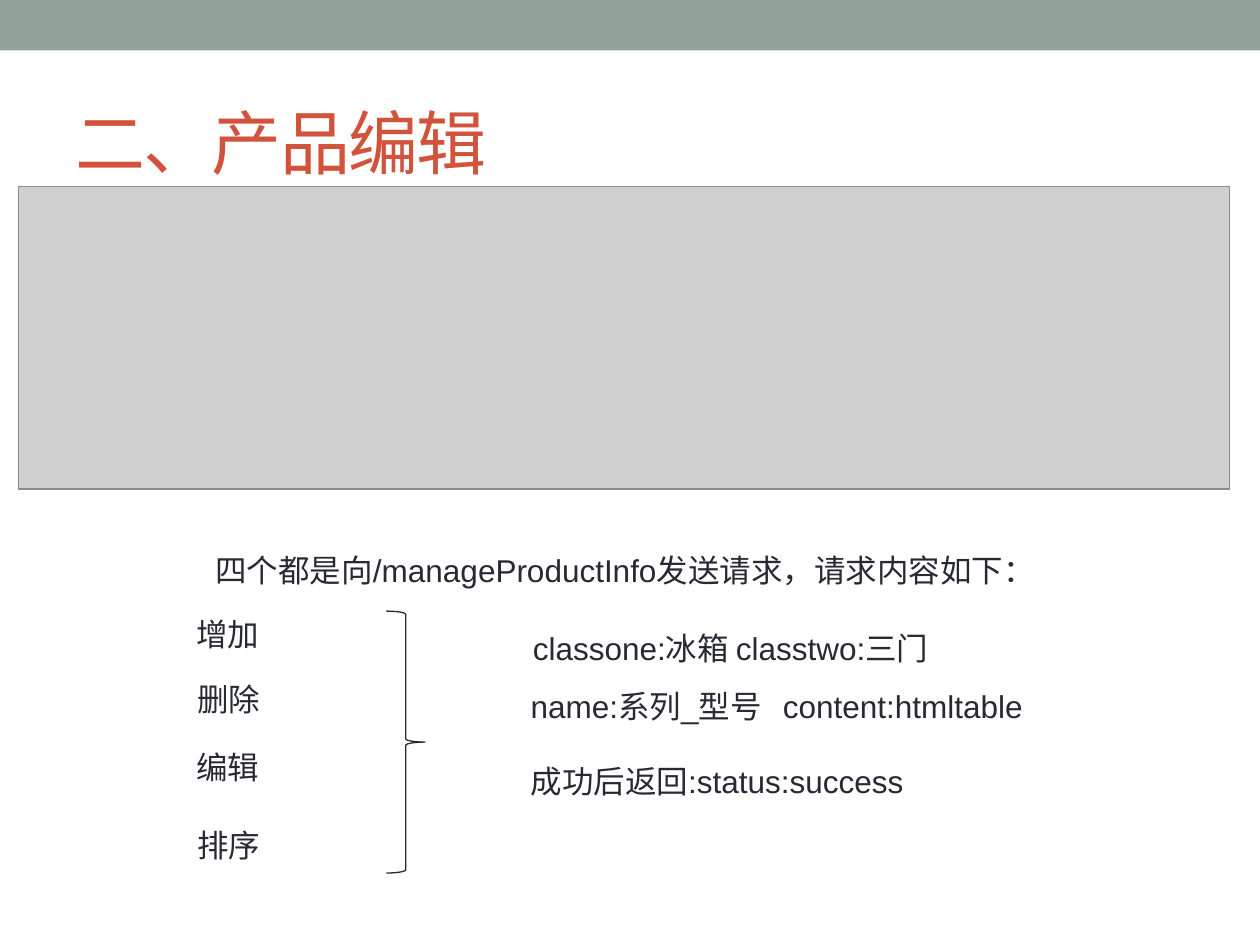
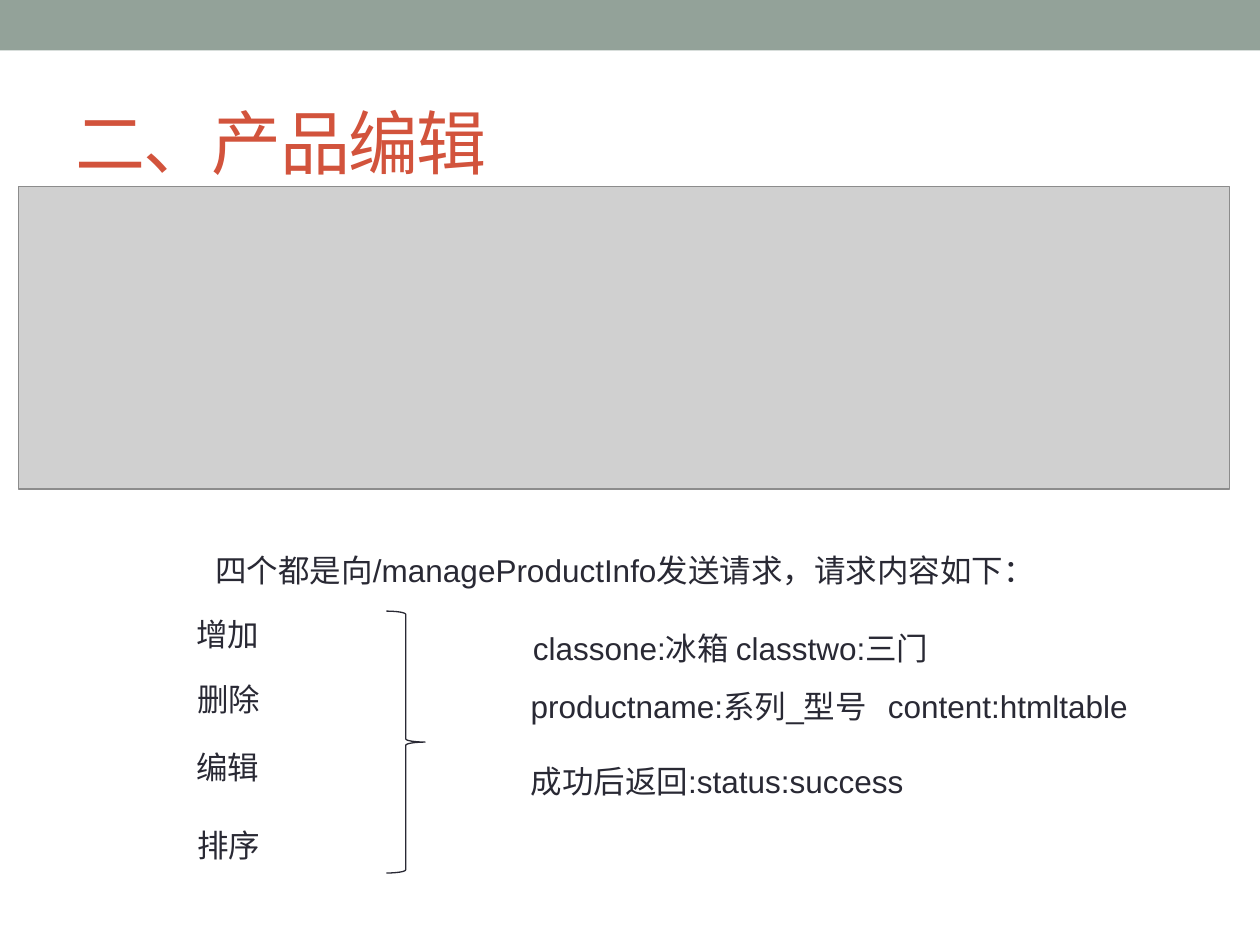
Before and after one commit to ChanSeaThink/LULLGREE, a slide deck: slide 15 of ZSGree前后端逻辑及接口.pptx. Drawn at 1260x945 pixels with LibreOffice and Linux fonts; fonts in the diff are those of the drawing; grey boxes stand for pictures. Boxes give left, top, right and bottom in pixels: in the first picture for what was removed or moved away, otherwise in the second. Text is boxed around its words. In the diff, an @@ line names an element or a change of style, - is before the commit and + after.

```diff
--- a/ZSGree前后端逻辑及接口.pptx
+++ b/ZSGree前后端逻辑及接口.pptx
@@ text at (531, 693, 1128, 724): text changed @@
-name:系列_型号 content:htmltable
+productname:系列_型号 content:htmltable
```
Also in this commit, not shown: 2 other files.
